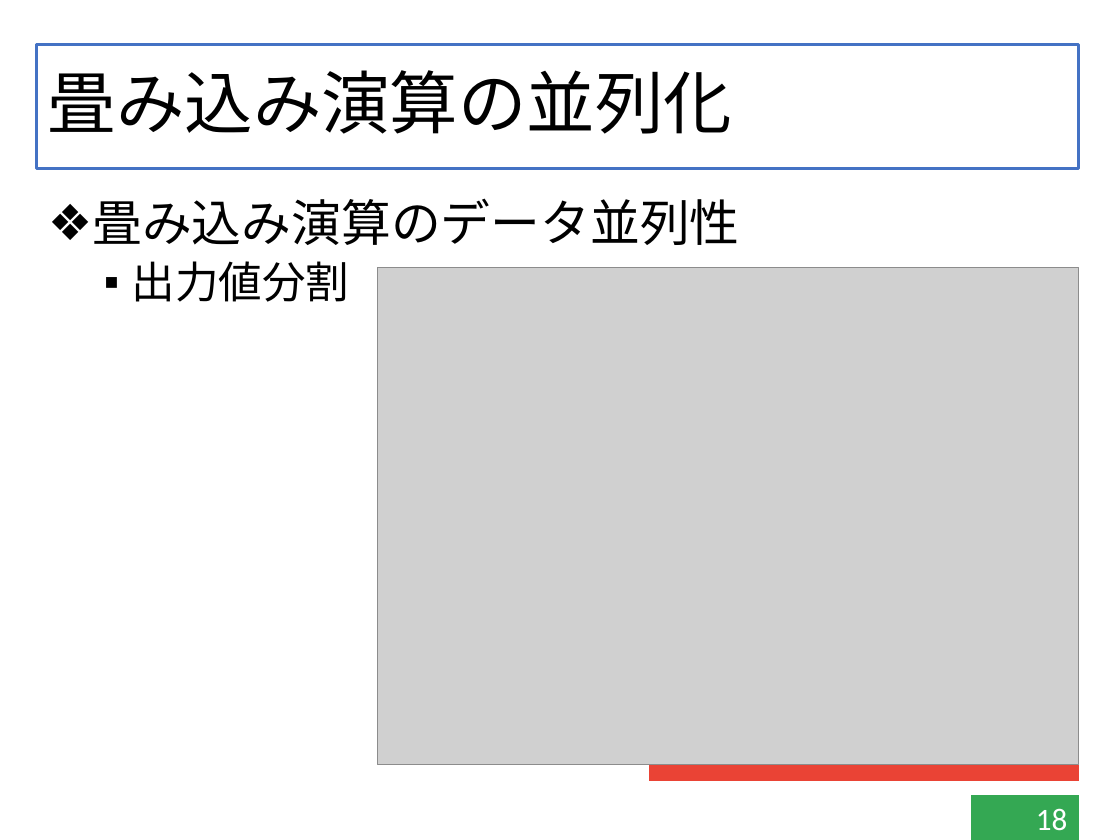
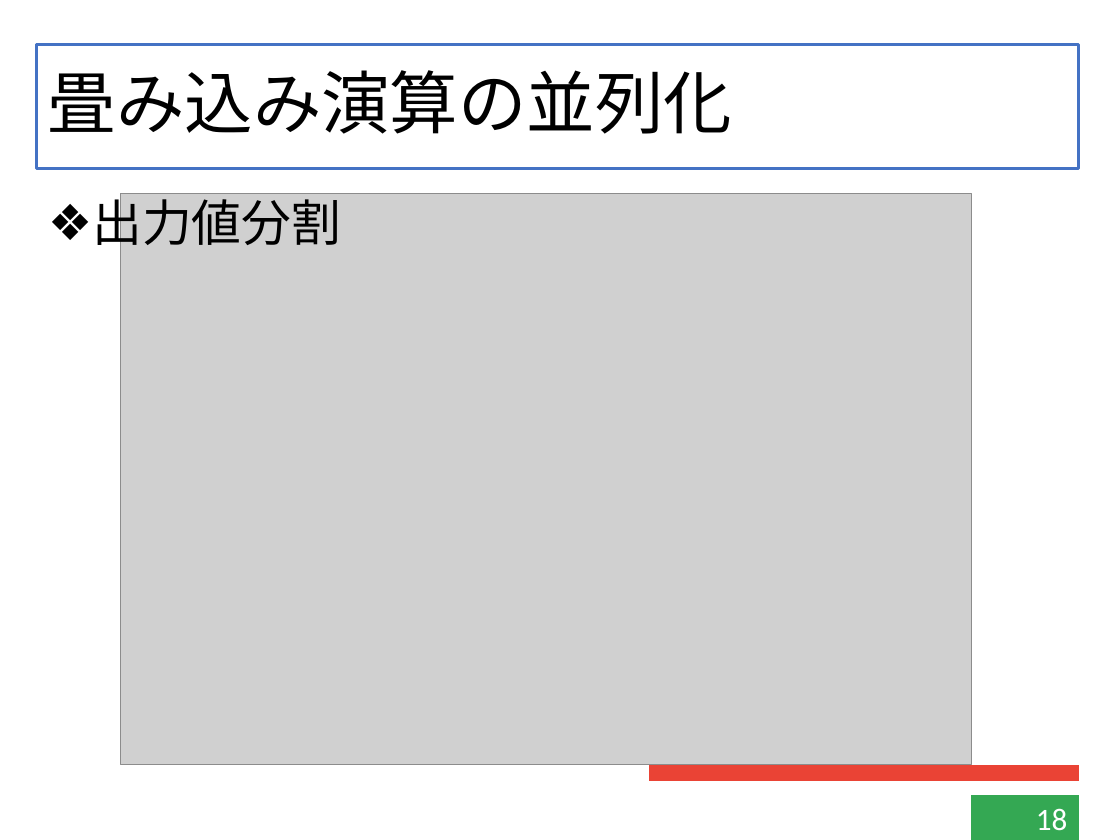
Before and after one commit to kensuke-iizuka/thesis, a slide deck: slide 18 of slide/graduate.pptx. Drawn at 1120x840 pixels with LibreOffice and Linux fonts; fonts in the diff are those of the drawing; grey boxes stand for pictures. Boxes give left, top, right and bottom in pixels: in the first picture for what was removed or moved away, otherwise in the second. Text is boxed around its words. In the diff, an @@ line names an element or a change of style, - is before the commit and + after.

```diff
--- a/slide/graduate.pptx
+++ b/slide/graduate.pptx
@@ text "出力値分割" at [92, 191, 341, 254]: size 28 to 32 pt; bullet ▪ to ❖; list level 2 to 1 in "出力値分割" @@
@@ text at [92, 198, 739, 245]: paragraph removed @@
-❖ 畳み込み演算のデータ並列性
@@ picture: place and size @@
-picture at [377, 268, 1079, 765]
+picture at [121, 194, 972, 765]
```
Also in this commit, not shown: 15 other slides changed, 4 slides added, 8 other files.
